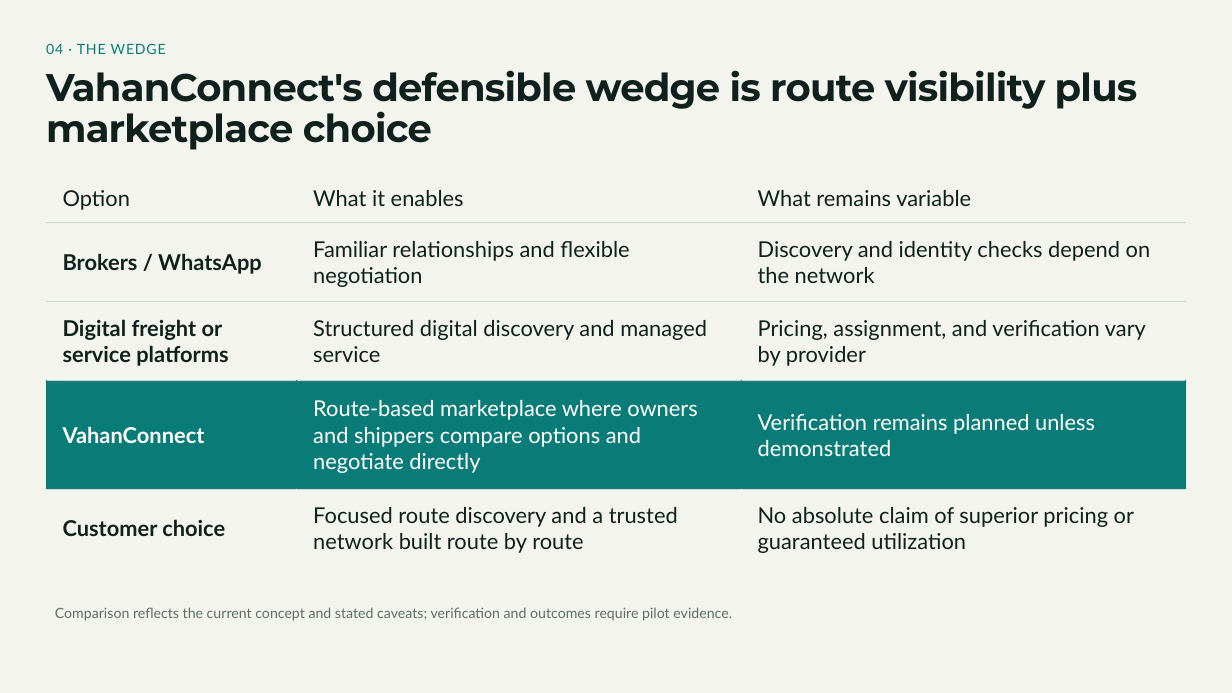
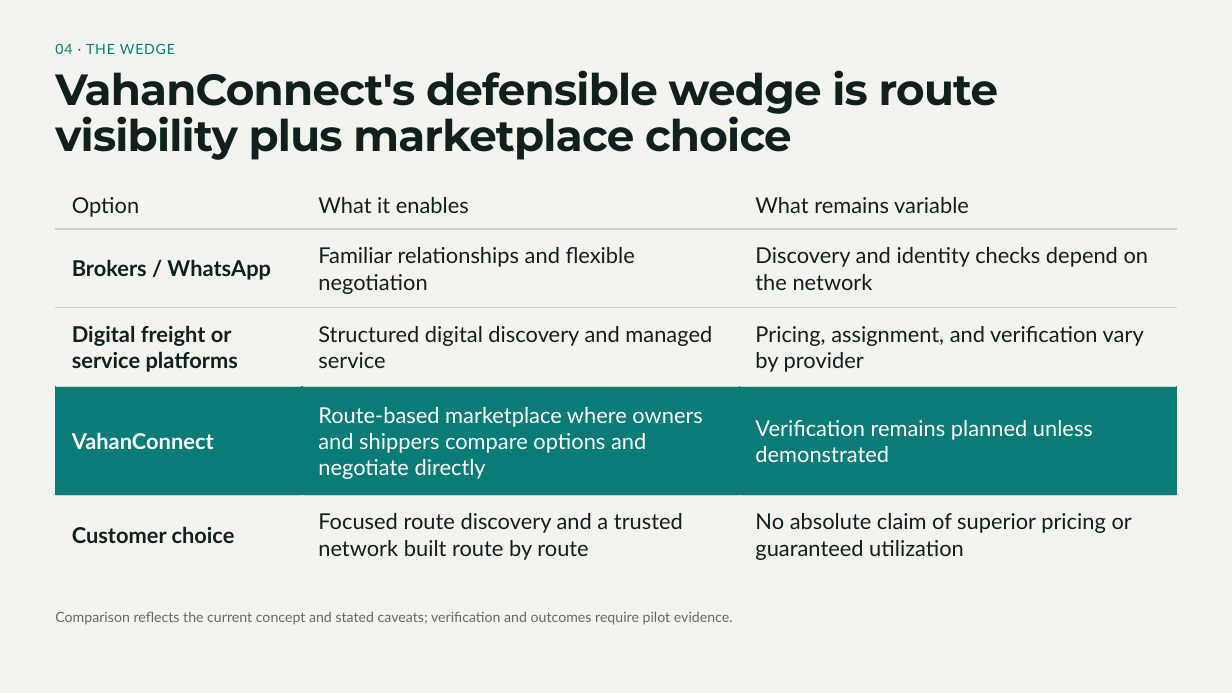
Before and after one commit to vimokshchawla/vahanconnect, a slide deck: slide 4 of assets/VahanConnect_pitch.pptx. Drawn at 1232x693 pixels with LibreOffice and Linux fonts; fonts in the diff are those of the drawing; background and template pictures are left out. Boxes give left, top, right and bottom in pixels: in the first picture for what was removed or moved away, otherwise in the second. Text is boxed around its words. In the diff, an @@ line names an element or a change of style, - is before the commit and + after.

```diff
--- a/assets/VahanConnect_pitch.pptx
+++ b/assets/VahanConnect_pitch.pptx
@@ text "04 · THE WEDGE": place and size @@
-text "04 · THE WEDGE" at <box>46,43,166,54</box>
+text "04 · THE WEDGE" at <box>55,43,175,54</box>
@@ text "VahanConnect's defensible wedge is route ...": place and size @@
-text "VahanConnect's defensible wedge is route ..." at <box>46,70,1138,150</box>
+text "VahanConnect's defensible wedge is route ..." at <box>55,70,999,160</box>
@@ text "VahanConnect's defensible wedge is route ..." at <box>55,70,999,160</box>: size 30 to 34 pt @@
@@ table: place and size @@
-table at <box>46,174,1186,567</box>
+table at <box>55,180,1177,574</box>
@@ text "Comparison reflects the current concept ...": place and size @@
-text "Comparison reflects the current concept ..." at <box>55,607,732,621</box>
+text "Comparison reflects the current concept ..." at <box>55,611,733,625</box>
```
Also in this commit, not shown: 4 other slides changed, 7 other files.
